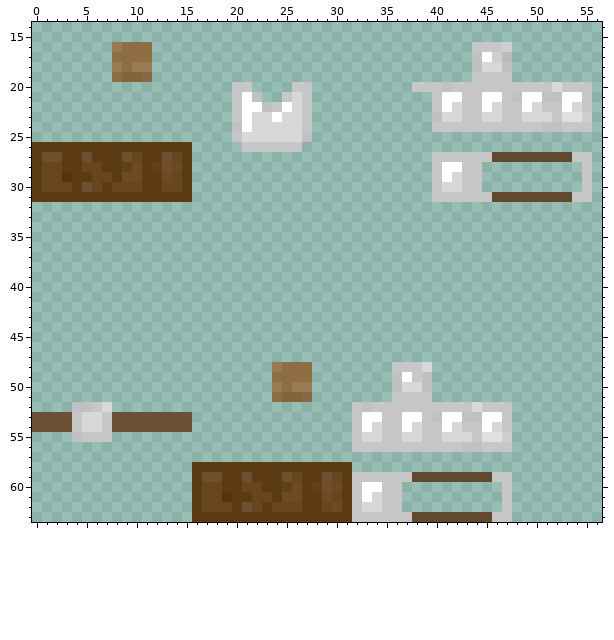
One commit to this pixel-art sprite: src/main/resources/assets/danmachi/textures/models/armor/rabbit_armor_layer_1.png. The picture above is the old version.
The file is 64x64 pixels. Colours within 5 levels of each other are drawn and written as one. Shown: x 0..56, y 14..63.
After:
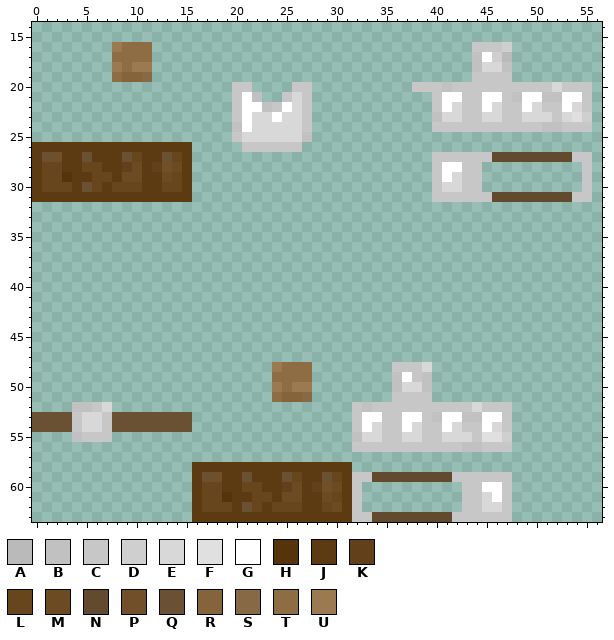
Palette (. is transparent): A #bababa  B #c1c1c1  C #c7c7c7  D #cfcfcf  E #d8d8d8  F #e0e0e0  G #ffffff  H #55330b  J #5c3a12  K #61401a  L #67451d  M #6c4b23  N #624a2e  P #715029  Q #6b5134  R #85643c  S #876945  T #8e6c44  U #9b7951
Difference:
Colour C gives way to colour B in row 55 at x 32.
The edit adds colour C in rows 60 to 62 at x 43 to 44.
Colour N gives way to colour C in row 59 at x 42 to 45; in row 63 at x 42 to 45.
The edit adds colour E in row 61 at x 45; in row 62 at x 45 to 46.
Colour F gives way to colour E in row 23 at x 53.
The edit adds colour G in row 60 at x 45 to 46; in row 61 at x 46.
Colour C gives way to colour N in row 59 at x 34 to 37; in row 63 at x 34 to 37.
Colour C is gone in rows 60 to 62 at x 35 to 36.
Colour E is gone in row 61 at x 34; in row 62 at x 33 to 34.
Colour G is gone in row 60 at x 33 to 34; in row 61 at x 33.
Changed places in both pictures, as pixel boxes (x1, y1, x2, y2):
changed: (562, 112, 572, 122)
changed: (352, 432, 362, 442)
changed: (362, 472, 412, 522)
changed: (452, 472, 502, 522)
